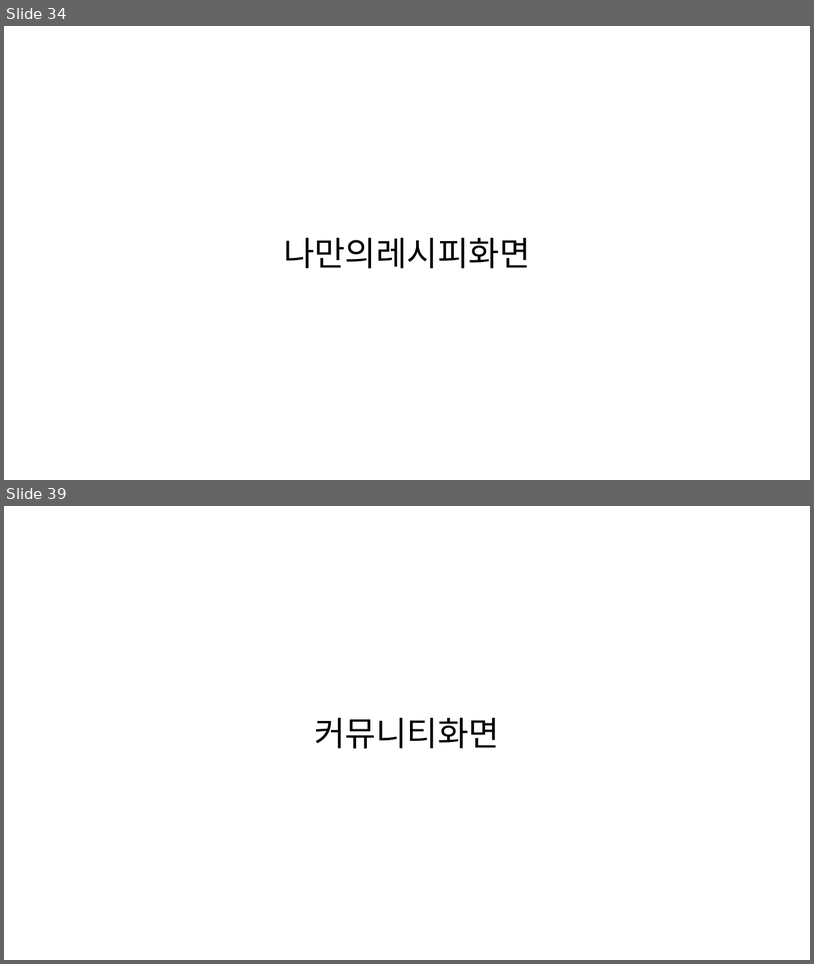
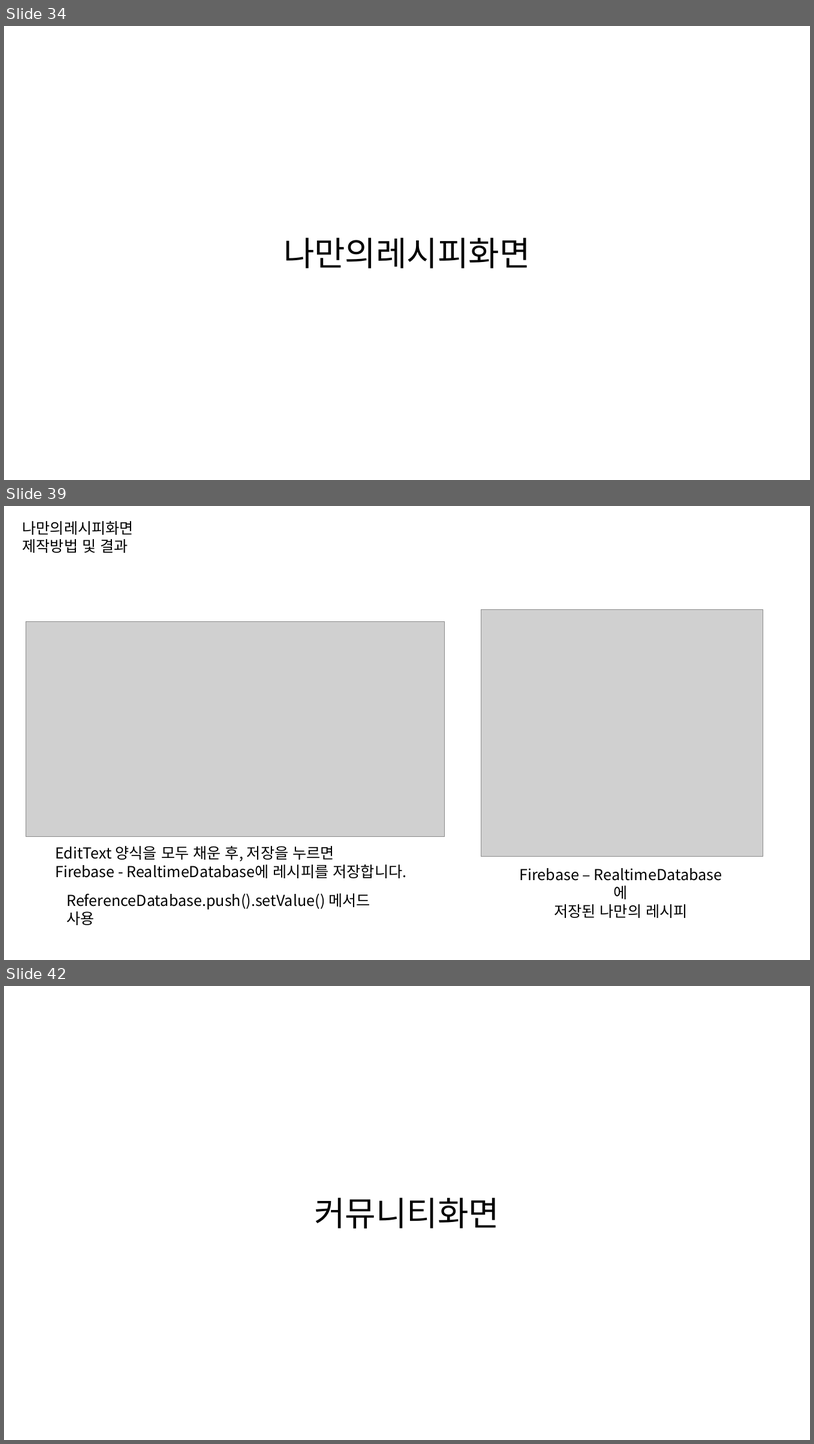
Before and after one commit to byungmeo/CockFit, a slide deck: Documents/4.제작보고서/제작보고서 자료.pptx. Shown one above the other, each under a label of ours: slides 34 and 39 before the commit, slides 34, 39 and 42 after it; the slides between them are not shown. The pictures are 814x964 and 814x1444 pixels, drawn with LibreOffice and Linux fonts; fonts in the diff are those of the drawing; grey boxes stand for pictures. Boxes give left, top, right and bottom in pixels: in the first picture for what was removed or moved away, otherwise in the second. Text is boxed around its words. In the diff, an @@ line names an element or a change of style, - is before the commit and + after.

Commit message:
나만의 레시피 화면 제작보고서 업데이트

```diff
--- a/Documents/4.제작보고서/제작보고서 자료.pptx
+++ b/Documents/4.제작보고서/제작보고서 자료.pptx
@@ slide 39 added at [4,506,810,960], background #FFFFFF @@
@@ text added at [23,521,134,553], 18 pt, text #000000 @@
+나만의레시피화면
+제작방법 및 결과
@@ picture added at [482,609,763,856] @@
@@ picture added at [26,622,444,837] @@
@@ text added at [55,846,407,878], 18 pt, text #000000 @@
+EditText 양식을 모두 채운 후, 저장을 누르면
+Firebase - RealtimeDatabase에 레시피를 저장합니다.
@@ text added at [520,868,688,918], 18 pt, text #000000 @@
+Firebase – RealtimeDatabase에
+저장된 나만의 레시피
@@ text added at [66,893,371,925], 18 pt, text #000000 @@
+ReferenceDatabase.push().setValue() 메서드 사용
@@ what was slide 39 is now slide 42 @@
```
Also in this commit, not shown: 3 slides changed, 3 other slides added, 1 slide removed.
